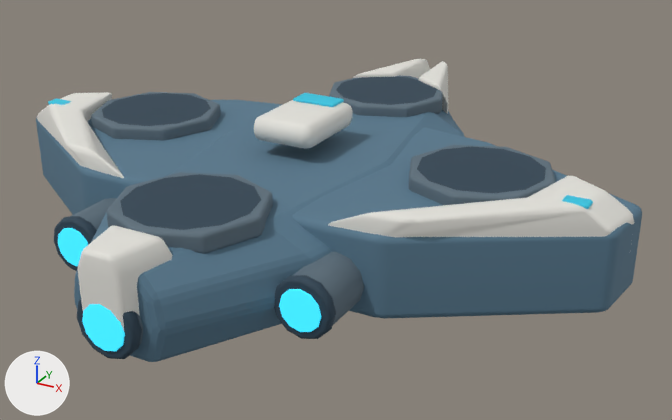
The glTF model space-battleship/dev/toon_ship/hulls/cruiser.glb as it was, and as the next commit left it.
Rendered twice from a 50 mm lens placed at (4.51, -7.55, 3.61), pointed at (0.32, 0.08, -0.21). The lights are fixed; the arrows at lower left show +X, +Y and +Z. The picture after the commit comes second. Where no turn or scale is listed for an object, it has been applied to the vertices. Vertices at exactly the same position are counted once.

In view in the first picture: 'Engine01Mesh', 'Engine02Mesh', 'Engine03Mesh', 'HullArmor'.
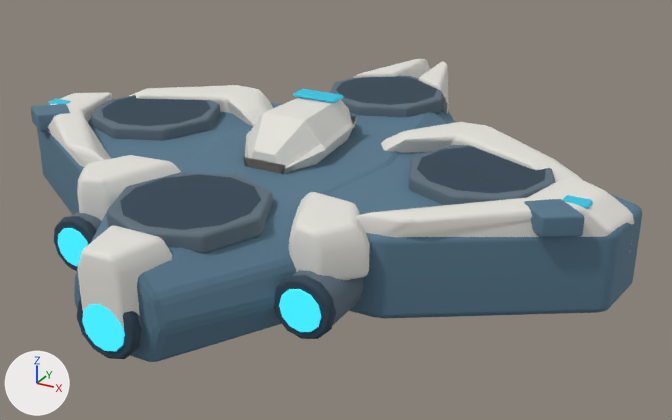
Pixel boxes (x1, y1, x2, y2) of what changed, in the pictures (672 x 420 px):
'HullArmor', reshaped
    before: (36, 59, 642, 362)
    after: (31, 59, 642, 362)
part 1 of me_aftfin, rebuilt (15% wider, 56% taller)
    before: (254, 100, 353, 149)
    after: (243, 97, 357, 174)
part 2 of me_aftfin, added
    after: (130, 85, 273, 126)
part 3 of me_aftfin, added
    after: (381, 122, 582, 182)
part 4 of me_aftfin, added
    after: (77, 155, 181, 221)
part 5 of me_aftfin, added
    after: (289, 192, 370, 280)
part 6 of me_aftfin, added (blue)
    after: (31, 104, 70, 131)
part 7 of me_aftfin, added (blue)
    after: (524, 199, 585, 238)
part 8 of me_aftfin, added
    after: (293, 89, 344, 103)
part 9 of me_aftfin, deleted
    before: (293, 93, 344, 107)

Diff of the bpy script that builds the scene:
```diff
--- a/space-battleship/dev/toon_ship/hulls/cruiser.glb.py
+++ b/space-battleship/dev/toon_ship/hulls/cruiser.glb.py
@@ me_aftfin @@
 # used by ob_hullarmor; location = (0.0, 0.0, 0.0)
-me_aftfin.from_pydata(...)  # 1818 vertices, 3556 faces; spans x -3.29..3.29, y -3.03..3.27, z -0.47..0.87
+me_aftfin.from_pydata(...)  # 2530 vertices, 4956 faces; spans x -3.29..3.29, y -3.03..3.27, z -0.47..0.92
+# me_aftfin part 1: the loose piece of 56 vertices spanning x -0.34..0.34, y -0.47..0.47, z 0.58..0.84 is rebuilt with 204 vertices and now spans x -0.45..0.45, y -0.74..0.76, z 0.38..0.87
+# me_aftfin part 2: a new loose piece of 139 vertices spanning x -2.74..-0.56, y 0.18..1.12, z 0.16..0.61, in mat_protoivory (white #e5e3dd)
+# me_aftfin part 3: a new loose piece of 139 vertices spanning x 0.56..2.74, y 0.18..1.12, z 0.16..0.61, in mat_protoivory (white #e5e3dd)
+# me_aftfin part 4: a new loose piece of 93 vertices spanning x -1.52..-0.59, y -1.9..-1.13, z 0.08..0.55, in mat_protoivory (white #e5e3dd)
+# me_aftfin part 5: a new loose piece of 93 vertices spanning x 0.59..1.52, y -1.9..-1.13, z 0.08..0.55, in mat_protoivory (white #e5e3dd)
+# me_aftfin part 6: a new loose piece of 56 vertices spanning x -2.99..-2.47, y -0.89..-0.46, z 0.42..0.62, in mat_protohullblue (blue #57798e)
+# me_aftfin part 7: a new loose piece of 56 vertices spanning x 2.47..2.99, y -0.89..-0.46, z 0.42..0.62, in mat_protohullblue (blue #57798e)
+# me_aftfin part 8: a new loose piece of 44 vertices spanning x -0.25..0.25, y 0.18..0.38, z 0.88..0.92, in mat_protocyan (cyan #2cadc7, glowing dark cyan #156373)
+# me_aftfin part 9: the loose piece of 56 vertices spanning x -0.23..0.23, y 0.16..0.4, z 0.84..0.87 is deleted
 me_aftfin.materials.append(mat_protoivory)
```
